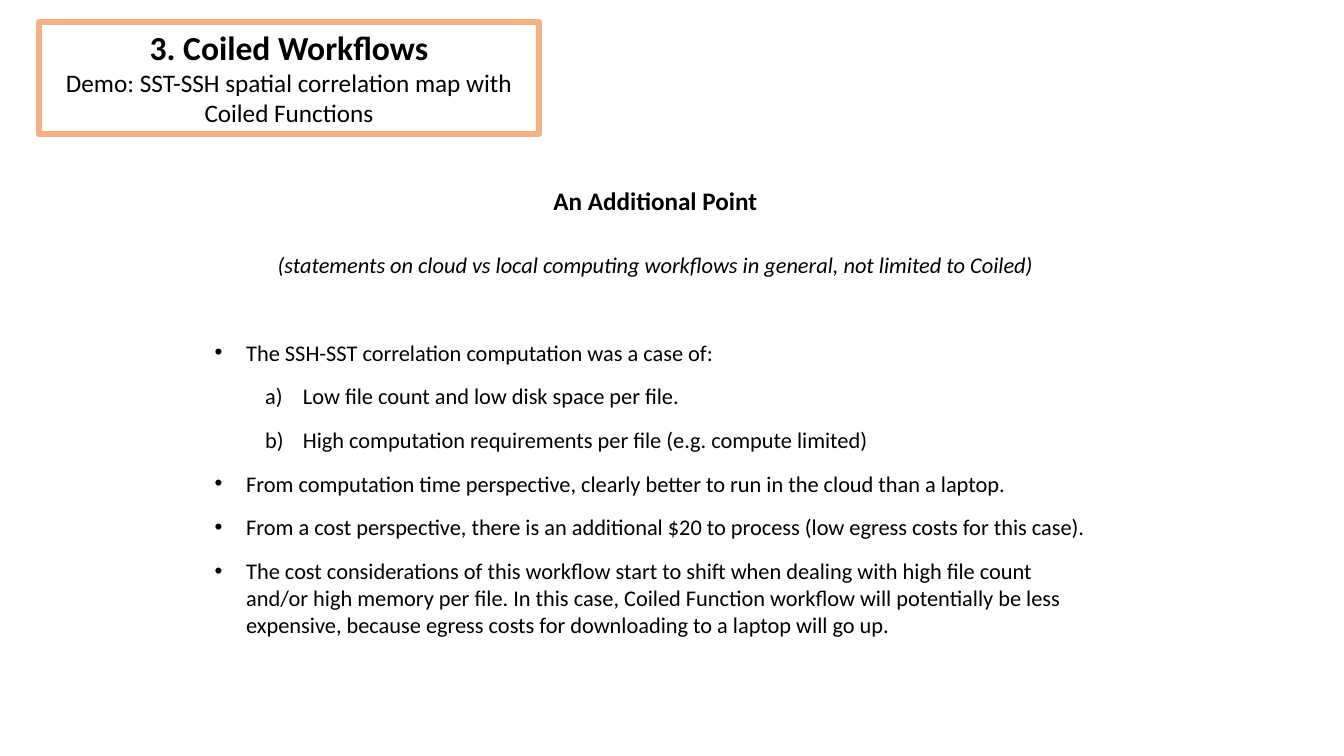
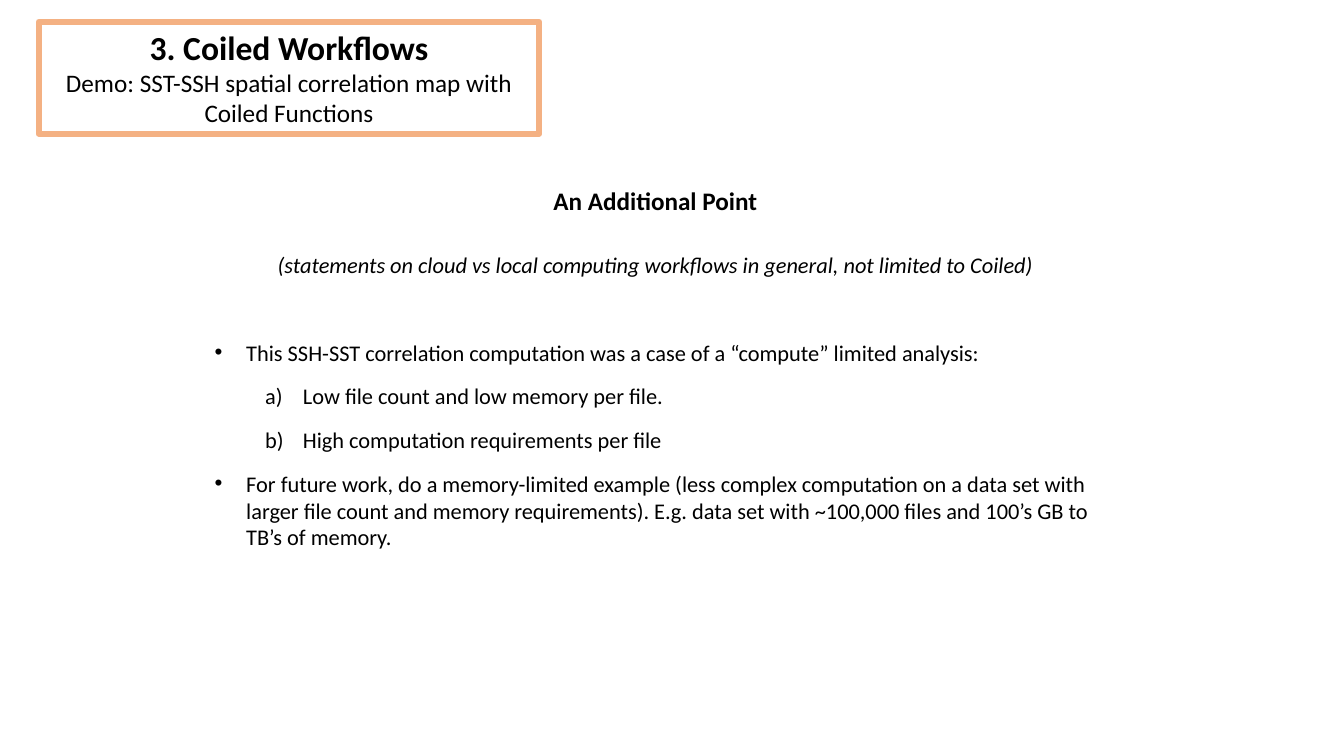
Before and after one commit to DeanHenze/cloud_earthdata, a slide deck: slide 26 of coiled/Coiled_presentation.pptx (slide 25 before the commit). Drawn at 1344x756 pixels with LibreOffice and Linux fonts; fonts in the diff are those of the drawing. Boxes give left, top, right and bottom in pixels: in the first picture for what was removed or moved away, otherwise in the second. Text is boxed around its words. In the diff, an @@ line names an element or a change of style, - is before the commit and + after.

```diff
--- a/coiled/Coiled_presentation.pptx
+++ b/coiled/Coiled_presentation.pptx
@@ text at (246,345,1088,549): text changed @@
-• The SSH-SST correlation computation was a case of:
-  a) Low file count and low disk space per file.
-  b) High computation requirements per file (e.g. compute limited)
-• From computation time perspective, clearly better to run in the cloud than a laptop.
-• From a cost perspective, there is an additional $20 to process (low egress costs for this case).
-• The cost considerations of this workflow start to shift when dealing with high file count and/or high memory per file. In this case, Coiled Function workflow will potentially be less expensive, because egress costs for downloading to a laptop will go up.
+• This SSH-SST correlation computation was a case of a “compute” limited analysis:
+  a) Low file count and low memory per file.
+  b) High computation requirements per file
+• For future work, do a memory-limited example (less complex computation on a data set with larger file count and memory requirements). E.g. data set with ~100,000 files and 100’s GB to TB’s of memory.
```
Also in this commit, not shown: 4 other slides changed, 1 slide added, 3 other files.
